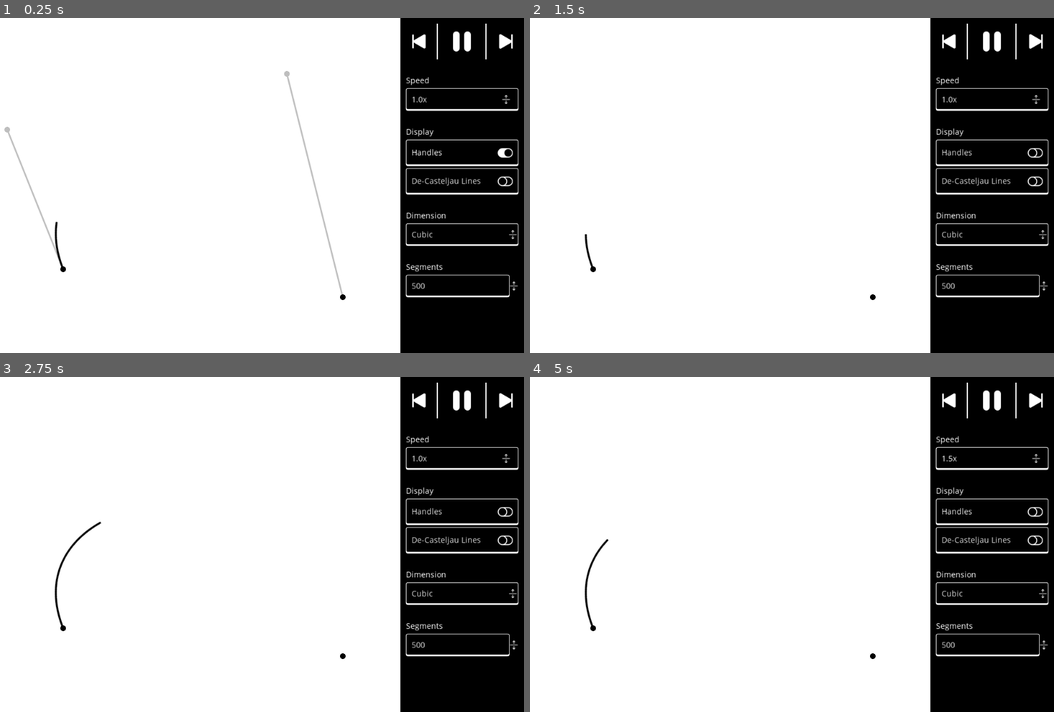
Above: before the commit, frames 1-4 (two rows, left to right).
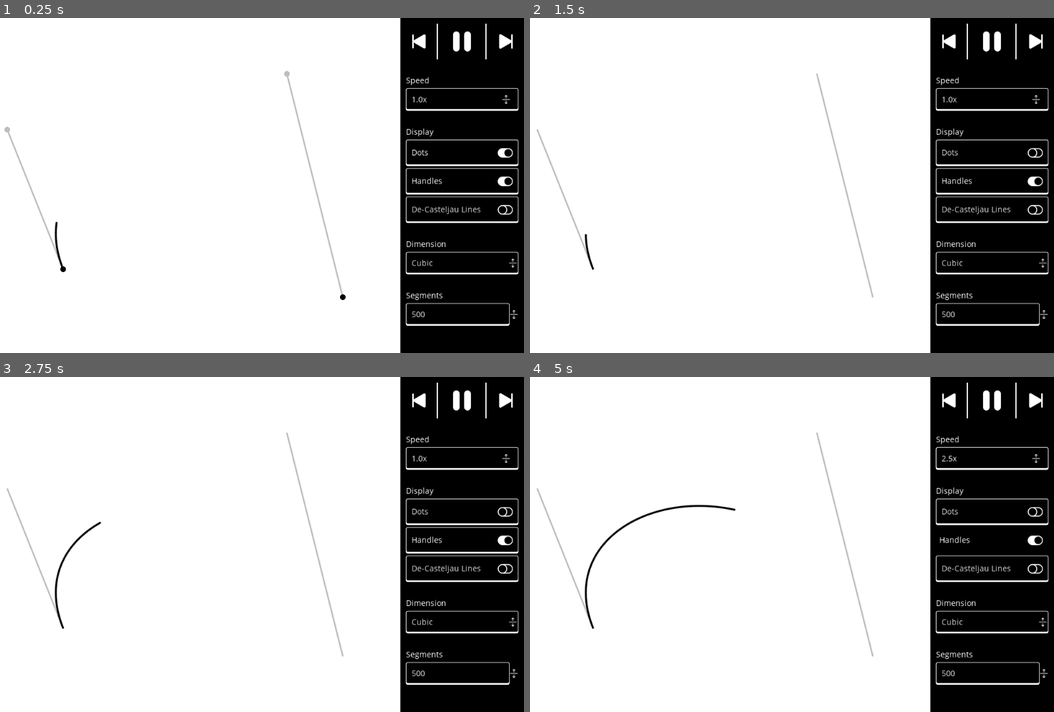
Above: after the commit, the same moments.

Repository: bliepp/BezierVisualizer
Game: Godot game, scene res://main.tscn
The game is run twice, just before and just after one commit, with the same random seed, the same clock (stepped at 60 frames per second) and the same inputs.
Inputs (mouse positions are in pixels of both pictures, inside the frame that each line leads up to):
- Up to frame 1 (0.25 s): no input
- Up to frame 2 (1.5 s): click (991, 152) at 0.5 s, where only the run after the commit has a clickable "Dots"; click (949, 41) at 1.25 s
- Up to frame 3 (2.75 s): click (419, 400) at 2 s
- Up to frame 4 (5 s): click (1033, 400) at 2.75 s; click "1.0x" at 3.5 s; click "Handles" at 4.25 s

The runs differ from the first frame. In frame 1, 2.0% of the frame differs, in the area x 77-100%, y 39-93%; in frame 2, 2.4%; in frame 3, 2.4%; in frame 4, 2.9%, in the area x 1-100%, y 16-93%.

Commit message:
Refactor code, add option to disable dots

Diff:
--- a/bezier.gd
+++ b/bezier.gd
@@ -19,6 +19,7 @@
 export (int) var segments = 500
 
 
+export (int, "Off", "On") var draw_dots = 1
 export (int, "Off", "On") var draw_handles = 1
 export (int, "Off", "On") var draw_casteljau_lines = 0
 export (int, "Off", "On") var animate = 1
@@ -47,7 +48,9 @@
 
 
 func _draw() -> void:
-	# draw helpers
+	# if both handles of the cubic bezier are at the smae place it is
+	# equivalent to a quadratic one. This is of course less optimized
+	# but very convenient
 	var _handle2 : Node
 	match dimension:
 		DIMENSION.QUADRATIC:
@@ -55,27 +58,23 @@
 		DIMENSION.CUBIC:
 			_handle2 = handle2
 
+	# draw handle lines
 	if draw_handles or draw_casteljau_lines:
 		draw_line(start.position, handle1.position, Color.gray, width*0.7, true)
 		draw_line(end.position, _handle2.position, Color.gray, width*0.7, true)
 
+	# generate casteljau lines explicitly
 	if draw_casteljau_lines:
+		var lerp_start_h1 = lerp(start.position, handle1.position, time)
+		var lerp_middle = lerp(handle1.position, _handle2.position, time)
+		var lerp_h2_end = lerp(_handle2.position, end.position, time)
+		var inner_1 = lerp(lerp_start_h1, lerp_middle, time)
+		var inner_2 = lerp(lerp_middle, lerp_h2_end, time)
+
 		draw_line(handle1.position, _handle2.position, Color.gray, width*0.7, true)
-
-		var handle1_1 = lerp(start.position, handle1.position, time)
-		var handle1_2 = lerp(handle1.position, _handle2.position, time)
-		draw_line(handle1_1, handle1_2, Color.gray, width*0.7, true)
-
-		var handle2_1 = lerp(handle1.position, _handle2.position, time)
-		var handle2_2 = lerp(_handle2.position, end.position, time)
-		draw_line(handle2_1, handle2_2, Color.gray, width*0.7, true)
-
-		var endhandle_1 = lerp(handle1_1, handle2_1, time)
-		var endhandle_2 = lerp(handle1_2, handle2_2, time)
-		draw_line(endhandle_1, endhandle_2, Color.gray, width*0.7, true)
-
-		var current = lerp(endhandle_1, endhandle_2, time)
-		draw_circle(current, end.size, end.color)
+		draw_line(lerp_start_h1, lerp_middle, Color.gray, width*0.7, true)
+		draw_line(lerp_middle, lerp_h2_end, Color.gray, width*0.7, true)
+		draw_line(inner_1, inner_2, Color.gray, width*0.7, true)
 
 	# generate bezier curve
 	var maximum_t = (segments+1)*time
@@ -86,11 +85,13 @@
 		points.append(p)
 	if len(points) > 1:
 		draw_polyline(points, Color.black, width, true)
+		if draw_casteljau_lines and draw_dots:
+			draw_circle(points[-1], end.size, Color.gray)
 
-	# draw handles
-	draw_circle(start.position, start.size, start.color)
-	draw_circle(end.position, end.size, end.color)
-	if draw_handles or draw_casteljau_lines:
+	# draw handle dots
+	if draw_dots:
+		draw_circle(start.position, start.size, start.color)
+		draw_circle(end.position, end.size, end.color)
 		draw_circle(handle1.position, handle1.size, handle1.color)
 		draw_circle(_handle2.position, _handle2.size, _handle2.color)
 
@@ -103,6 +104,8 @@
 	time = 1.0
 func change_speed(index: int) -> void:
 	animate_speed = (index+1)*0.5
+func toggle_dots(button_pressed: bool) -> void:
+	draw_dots = int(button_pressed)
 func toggle_handles(button_pressed: bool) -> void:
 	draw_handles = int(button_pressed)
 func toggle_casteljau(button_pressed: bool) -> void:
--- a/main.tscn
+++ b/main.tscn
@@ -70,7 +70,7 @@
 
 [node name="MarginContainer" type="MarginContainer" parent="HBoxContainer/ScrollContainer"]
 margin_right = 221.0
-margin_bottom = 510.0
+margin_bottom = 561.0
 custom_constants/margin_right = 10
 custom_constants/margin_top = 10
 custom_constants/margin_left = 10
@@ -83,7 +83,7 @@
 margin_left = 10.0
 margin_top = 10.0
 margin_right = 211.0
-margin_bottom = 500.0
+margin_bottom = 551.0
 
 [node name="AnimationControls" type="HBoxContainer" parent="HBoxContainer/ScrollContainer/MarginContainer/VBoxContainer"]
 margin_right = 201.0
@@ -176,10 +176,20 @@
 "_edit_use_anchors_": false
 }
 
+[node name="Dots" type="CheckButton" parent="HBoxContainer/ScrollContainer/MarginContainer/VBoxContainer"]
+margin_top = 208.0
+margin_right = 201.0
+margin_bottom = 255.0
+pressed = true
+text = "Dots"
+__meta__ = {
+"_edit_use_anchors_": false
+}
+
 [node name="Handles" type="CheckButton" parent="HBoxContainer/ScrollContainer/MarginContainer/VBoxContainer"]
-margin_top = 208.0
-margin_right = 201.0
-margin_bottom = 255.0
+margin_top = 259.0
+margin_right = 201.0
+margin_bottom = 306.0
 mouse_default_cursor_shape = 2
 custom_constants/hseparation = 30
 pressed = true
@@ -189,17 +199,17 @@
 }
 
 [node name="Casteljau" type="CheckButton" parent="HBoxContainer/ScrollContainer/MarginContainer/VBoxContainer"]
-margin_top = 259.0
-margin_right = 201.0
-margin_bottom = 306.0
+margin_top = 310.0
+margin_right = 201.0
+margin_bottom = 357.0
 mouse_default_cursor_shape = 2
 custom_constants/hseparation = 30
 text = "De-Casteljau Lines"
 
 [node name="HSeparator3" type="HSeparator" parent="HBoxContainer/ScrollContainer/MarginContainer/VBoxContainer"]
-margin_top = 310.0
-margin_right = 201.0
-margin_bottom = 330.0
+margin_top = 361.0
+margin_right = 201.0
+margin_bottom = 381.0
 custom_styles/separator = SubResource( 1 )
 custom_constants/separation = 20
 __meta__ = {
@@ -207,18 +217,18 @@
 }
 
 [node name="DimensionLabel" type="Label" parent="HBoxContainer/ScrollContainer/MarginContainer/VBoxContainer"]
-margin_top = 334.0
-margin_right = 201.0
-margin_bottom = 354.0
+margin_top = 385.0
+margin_right = 201.0
+margin_bottom = 405.0
 text = "Dimension"
 __meta__ = {
 "_edit_use_anchors_": false
 }
 
 [node name="Dimension" type="OptionButton" parent="HBoxContainer/ScrollContainer/MarginContainer/VBoxContainer"]
-margin_top = 358.0
-margin_right = 201.0
-margin_bottom = 398.0
+margin_top = 409.0
+margin_right = 201.0
+margin_bottom = 449.0
 text = "Cubic"
 items = [ "Quadratic", null, false, 0, null, "Cubic", null, false, 1, null ]
 selected = 1
@@ -227,9 +237,9 @@
 }
 
 [node name="HSeparator4" type="HSeparator" parent="HBoxContainer/ScrollContainer/MarginContainer/VBoxContainer"]
-margin_top = 402.0
-margin_right = 201.0
-margin_bottom = 422.0
+margin_top = 453.0
+margin_right = 201.0
+margin_bottom = 473.0
 custom_styles/separator = SubResource( 1 )
 custom_constants/separation = 20
 __meta__ = {
@@ -237,15 +247,15 @@
 }
 
 [node name="SegmentsLabel" type="Label" parent="HBoxContainer/ScrollContainer/MarginContainer/VBoxContainer"]
-margin_top = 426.0
-margin_right = 201.0
-margin_bottom = 446.0
+margin_top = 477.0
+margin_right = 201.0
+margin_bottom = 497.0
 text = "Segments"
 
 [node name="Segments" type="SpinBox" parent="HBoxContainer/ScrollContainer/MarginContainer/VBoxContainer"]
-margin_top = 450.0
-margin_right = 201.0
-margin_bottom = 490.0
+margin_top = 501.0
+margin_right = 201.0
+margin_bottom = 541.0
 min_value = 1.0
 max_value = 1000.0
 value = 500.0
@@ -254,6 +264,7 @@
 [connection signal="toggled" from="HBoxContainer/ScrollContainer/MarginContainer/VBoxContainer/AnimationControls/PlayPause" to="HBoxContainer/Bezier" method="toggle_playpause"]
 [connection signal="pressed" from="HBoxContainer/ScrollContainer/MarginContainer/VBoxContainer/AnimationControls/End" to="HBoxContainer/Bezier" method="press_end"]
 [connection signal="item_selected" from="HBoxContainer/ScrollContainer/MarginContainer/VBoxContainer/Speed" to="HBoxContainer/Bezier" method="change_speed"]
+[connection signal="toggled" from="HBoxContainer/ScrollContainer/MarginContainer/VBoxContainer/Dots" to="HBoxContainer/Bezier" method="toggle_dots"]
 [connection signal="toggled" from="HBoxContainer/ScrollContainer/MarginContainer/VBoxContainer/Handles" to="HBoxContainer/Bezier" method="toggle_handles"]
 [connection signal="toggled" from="HBoxContainer/ScrollContainer/MarginContainer/VBoxContainer/Casteljau" to="HBoxContainer/Bezier" method="toggle_casteljau"]
 [connection signal="item_selected" from="HBoxContainer/ScrollContainer/MarginContainer/VBoxContainer/Dimension" to="HBoxContainer/Bezier" method="change_dimension"]
